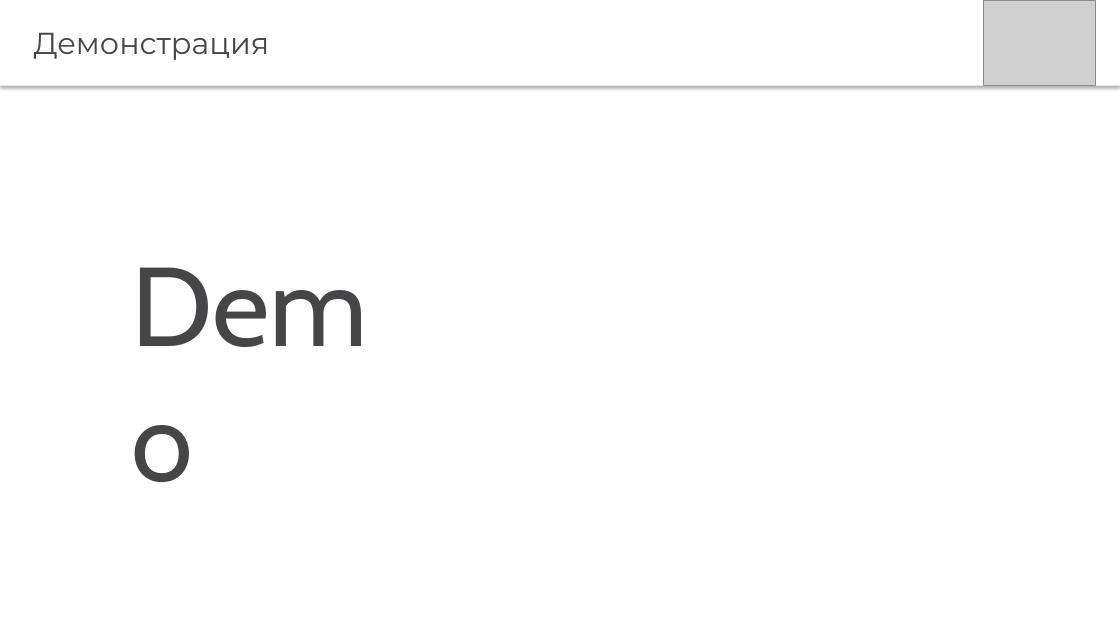
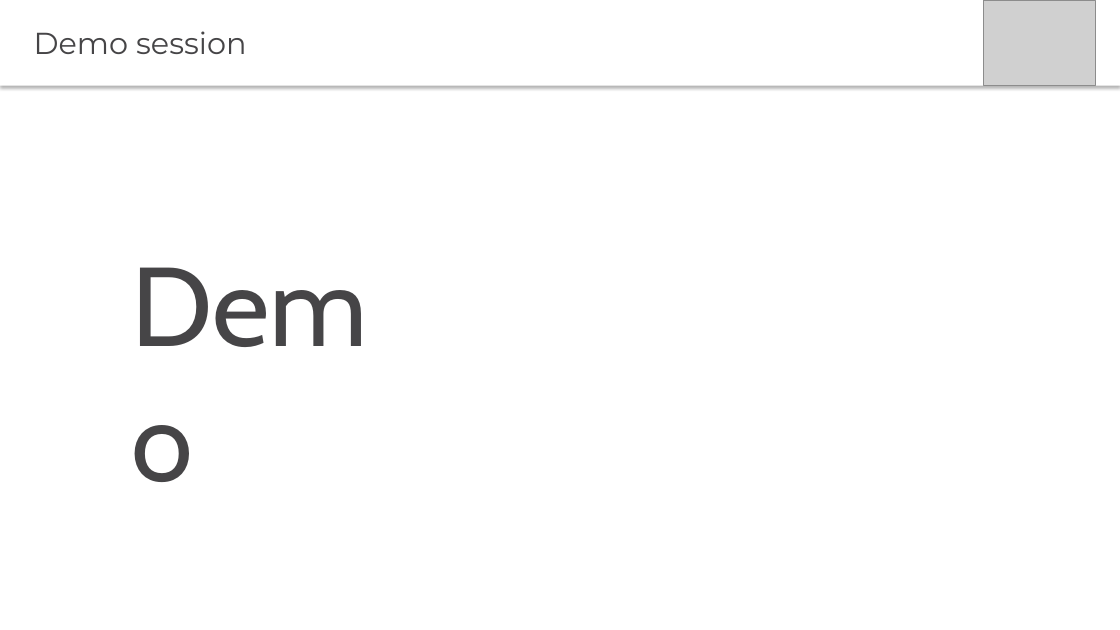
Before and after one commit to PyroJoke/AzureBootcamp2015Kharkiv, a slide deck: slide 19 of Virtual Machines Automated Deployment/Global Azure Bootcamp - Automating Azure VMs with Powershell.pptx (slide 17 before the commit). Drawn at 1120x630 pixels with LibreOffice and Linux fonts; fonts in the diff are those of the drawing; grey boxes stand for pictures. Boxes give left, top, right and bottom in pixels: in the first picture for what was removed or moved away, otherwise in the second. Text is boxed around its words. In the diff, an @@ line names an element or a change of style, - is before the commit and + after.

```diff
--- a/Virtual Machines Automated Deployment/Global Azure Bootcamp - Automating Azure VMs with Powershell.pptx
+++ b/Virtual Machines Automated Deployment/Global Azure Bootcamp - Automating Azure VMs with Powershell.pptx
@@ text at [34, 31, 247, 54]: text changed @@
-Демонстрация
+Demo session
```
Also in this commit, not shown: 15 other slides changed, 10 slides added, 1 slide removed, 2 other files.
